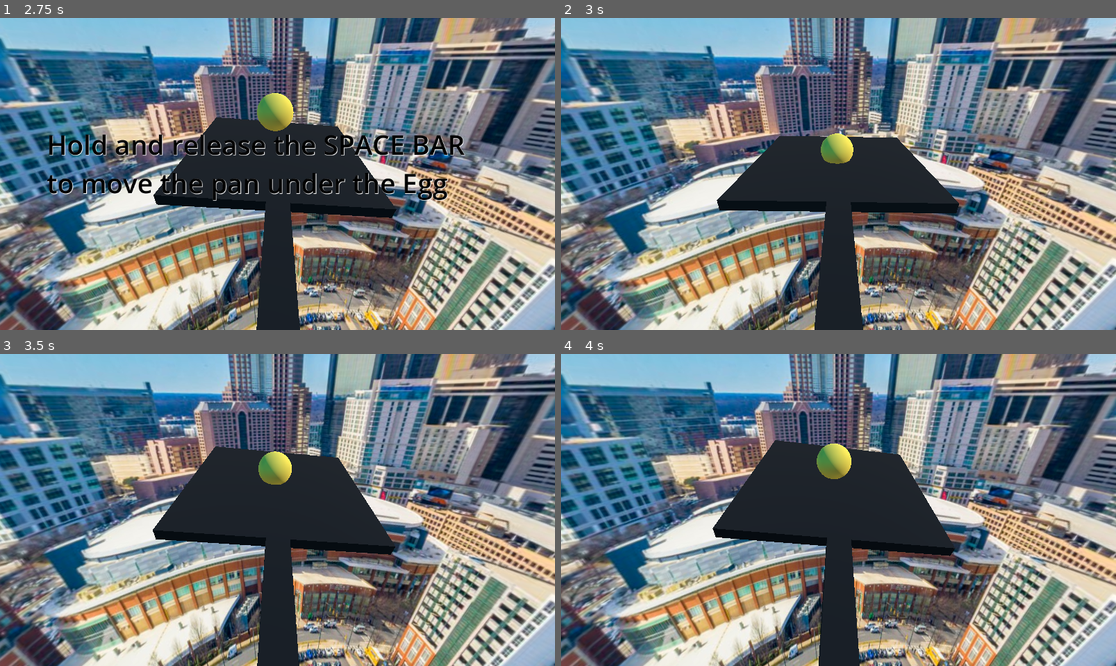
Above: before the commit, frames 1-4 (two rows, left to right).
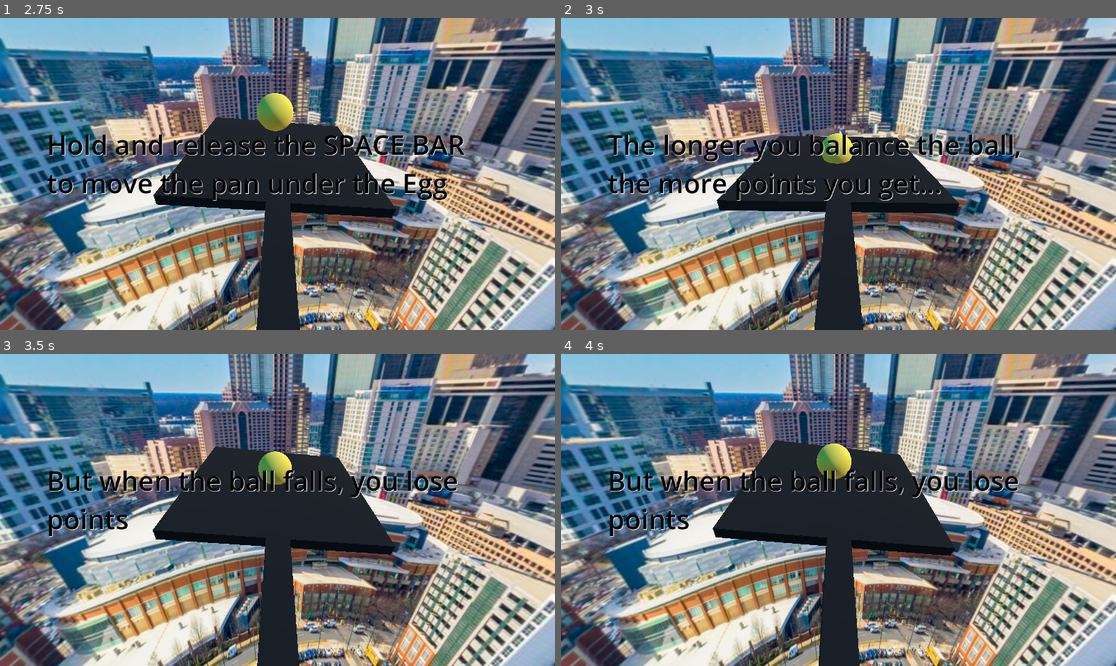
Above: after the commit, the same moments.

Repository: dallen72/Frying-Eggs-On-the-Charlotte-Skyline
Game: Godot game, scene res://node_3d.tscn
Same seed, same stepped clock (60 frames per second), same inputs: the game is played once before the commit and once after it.
Inputs:
- Up to frame 1 (2.75 s): tap Space at 0.5, 1.25 s; hold Enter (ui_accept) 0.53-1.28 s; tap Enter (ui_accept) at 1.35, 1.52, 1.82 s; hold Enter (ui_accept) from 2.03 s (still down)
- Up to frame 2 (3 s): release Enter (ui_accept) at 2.78 s; tap Enter (ui_accept) at 2.85 s
- Up to frame 3 (3.5 s): tap Enter (ui_accept) at 3.02, 3.32 s
- Up to frame 4 (4 s): hold Enter (ui_accept) from 3.53 s (still down)

Frame 1 is identical in both runs. In frame 2, 3.5% of the frame differs, in the area x 8-83%, y 37-59%; in frame 3, 2.4%; in frame 4, 2.4%.

Commit message:
more clicks required to get through instructions

Diff:
--- a/menu.tscn
+++ b/menu.tscn
@@ -51,7 +51,7 @@
 text = "Frying Eggs On The Charlotte Skyline"
 autowrap_mode = 2
 
-[node name="Label" type="Label" parent="Control/MarginContainer/VBoxContainer"]
+[node name="mainInstruction" type="Label" parent="Control/MarginContainer/VBoxContainer"]
 layout_mode = 2
 theme = SubResource("Theme_bm3iq")
 text = "Press the SPACE BAR to Start"
--- a/node_3d.gd
+++ b/node_3d.gd
@@ -57,14 +57,23 @@
 		_pan_was_just_reset = false
 		flip_pan()
 		$panCalibrateTimer.stop()
-		if (_instruction_count < 7):
+		if (_instruction_count < 12):
 			_instruction_count += 1
 
 		if (_instruction_count == 3):
 			$instructionOne.hide()
 			$instructionTwo.show()
-		elif (_instruction_count == 5 ):
+		if (_instruction_count == 5):
 			$instructionTwo.hide()
+			$instructionThree.show()
+		if (_instruction_count == 7):
+			$instructionThree.hide()
+			$instructionFour.show()
+		if (_instruction_count == 9):
+			$instructionFour.hide()
+			$instructionFive.show()
+		elif (_instruction_count == 11 ):
+			$instructionFive.hide()
 		print("debug, instruction_count: " + str(_instruction_count     ))
 
 	if (_pan_is_being_flipped == true):
--- a/node_3d.tscn
+++ b/node_3d.tscn
@@ -134,5 +134,68 @@
 autowrap_mode = 2
 metadata/_edit_use_anchors_ = true
 
+[node name="instructionThree" type="Label" parent="."]
+visible = false
+anchors_preset = -1
+anchor_left = -0.0555556
+anchor_top = 0.322531
+anchor_right = 0.742188
+anchor_bottom = 1.5787
+offset_left = 161.0
+offset_top = 15.0
+offset_right = 161.0
+offset_bottom = 14.9999
+grow_horizontal = 2
+grow_vertical = 2
+size_flags_horizontal = 4
+theme = SubResource("Theme_i80a4")
+theme_override_colors/font_color = Color(0, 0, 0, 1)
+theme_override_colors/font_shadow_color = Color(1, 1, 1, 1)
+text = "The longer you balance the ball, the more points you get..."
+autowrap_mode = 2
+metadata/_edit_use_anchors_ = true
+
+[node name="instructionFour" type="Label" parent="."]
+visible = false
+anchors_preset = -1
+anchor_left = -0.0555556
+anchor_top = 0.322531
+anchor_right = 0.742188
+anchor_bottom = 1.5787
+offset_left = 161.0
+offset_top = 15.0
+offset_right = 161.0
+offset_bottom = 14.9999
+grow_horizontal = 2
+grow_vertical = 2
+size_flags_horizontal = 4
+theme = SubResource("Theme_i80a4")
+theme_override_colors/font_color = Color(0, 0, 0, 1)
+theme_override_colors/font_shadow_color = Color(1, 1, 1, 1)
+text = "But when the ball falls, you lose points"
+autowrap_mode = 2
+metadata/_edit_use_anchors_ = true
+
+[node name="instructionFive" type="Label" parent="."]
+visible = false
+anchors_preset = -1
+anchor_left = -0.0555556
+anchor_top = 0.322531
+anchor_right = 0.742188
+anchor_bottom = 1.5787
+offset_left = 161.0
+offset_top = 15.0
+offset_right = 161.0
+offset_bottom = 14.9999
+grow_horizontal = 2
+grow_vertical = 2
+size_flags_horizontal = 4
+theme = SubResource("Theme_i80a4")
+theme_override_colors/font_color = Color(0, 0, 0, 1)
+theme_override_colors/font_shadow_color = Color(1, 1, 1, 1)
+text = "Can you get 1,000,000 points?"
+autowrap_mode = 2
+metadata/_edit_use_anchors_ = true
+
 [connection signal="timeout" from="panRotationTimer" to="." method="_on_pan_rotation_timer_timeout"]
 [connection signal="timeout" from="panCalibrateTimer" to="." method="_on_pan_calibrate_timer_timeout"]
